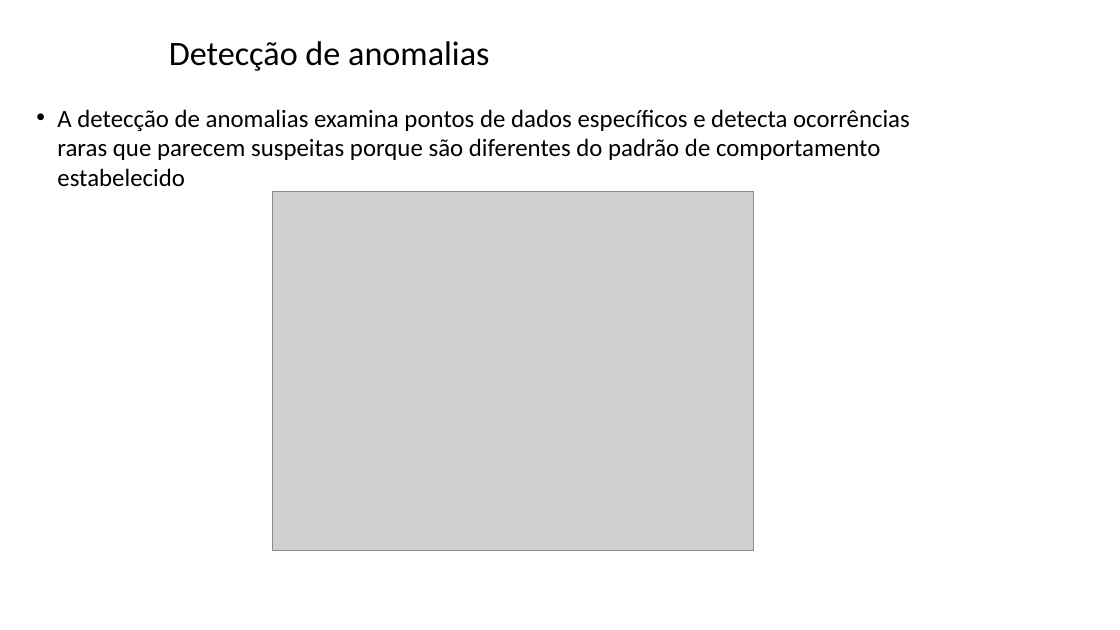
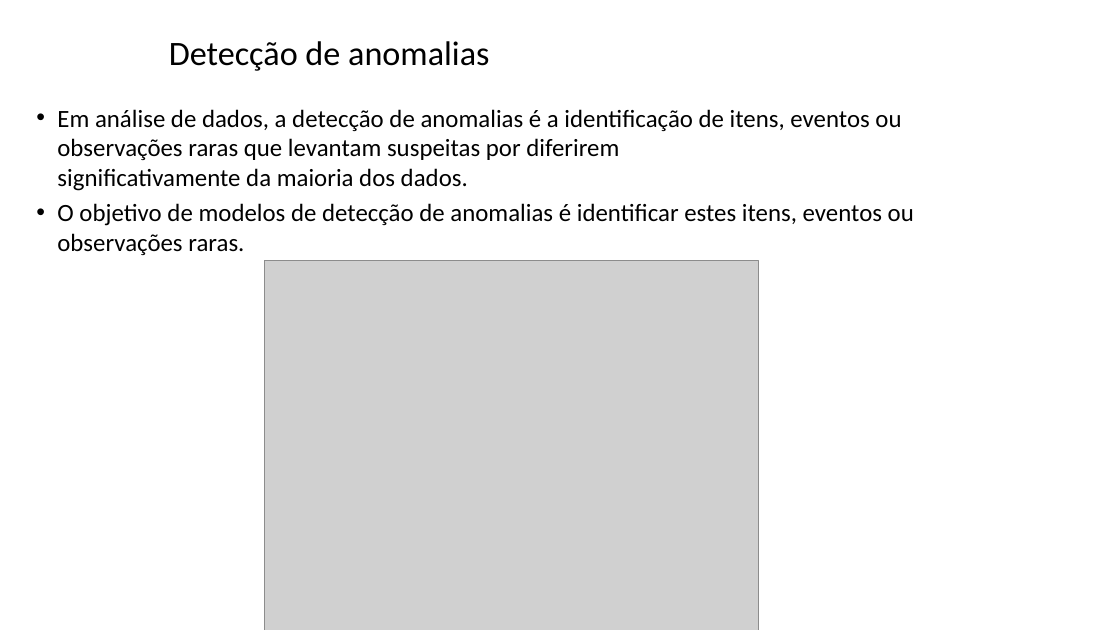
Before and after one commit to zz4fap/tp557-iot-ml, a slide deck: slide 2 of slides/TP557_16_detecção_de_anomalias.pptx. Drawn at 1120x630 pixels with LibreOffice and Linux fonts; fonts in the diff are those of the drawing; grey boxes stand for pictures; background and template pictures are left out. Boxes give left, top, right and bottom in pixels: in the first picture for what was removed or moved away, otherwise in the second. Text is boxed around its words. In the diff, an @@ line names an element or a change of style, - is before the commit and + after.

```diff
--- a/slides/TP557_16_detecção_de_anomalias.pptx
+++ b/slides/TP557_16_detecção_de_anomalias.pptx
@@ text at box(57, 109, 914, 255): text changed @@
-• A detecção de anomalias examina pontos de dados específicos e detecta ocorrências raras que parecem suspeitas porque são diferentes do padrão de comportamento estabelecido
+• Em análise de dados, a detecção de anomalias é a identificação de itens, eventos ou observações raras que levantam suspeitas por diferirem significativamente da maioria dos dados.
+• O objetivo de modelos de detecção de anomalias é identificar estes itens, eventos ou observações raras.
@@ picture: place and size @@
-picture at box(273, 192, 755, 551)
+picture at box(264, 260, 758, 630)
```
Also in this commit, not shown: 6 other slides changed, 3 slides added.
